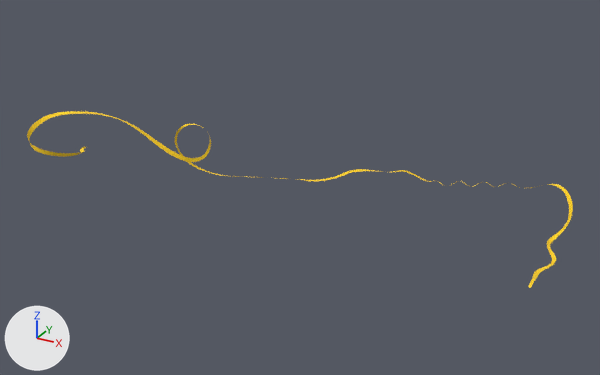
The glTF model Project/area/4 levitated ruin/act 1/environment/model/SkyRoad03.gltf as it was, and as the next commit left it.
One viewpoint serves both versions: a camera (50 mm lens) standing at (770.0, 880.0, 244.0) and looking at (436.0, 1488.0, -60.0). Every picture has the same lights, and +X, +Y and +Z are marked at lower left. Mesh edges are drawn as thin lines on the coarser meshes.

Objects in the first picture: 'SkyRoad03'.
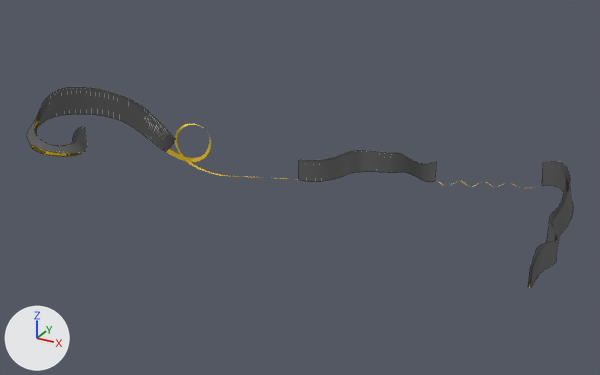
Location of each change, [x1, y1, x2, y2] in pixels of the pictures (600 x 375 px):
'SkyRoadWall03', added: after [27, 87, 573, 287]
'SkyRoad03', unchanged, covered by the edit: before [27, 111, 573, 288]; after [29, 119, 568, 288]

What the commit changed:
Mesh me_skyroadwall03 is new.
It has 2412 vertices, 2400 faces and spans x 229.0..656.0, y 1355.0..1646.0, z -114.0..31.0.
Object 'SkyRoadWall03' (ob_skyroadwall03) is new; it shows me_skyroadwall03.
Its location is (0.0, 0.0, 0.0).
